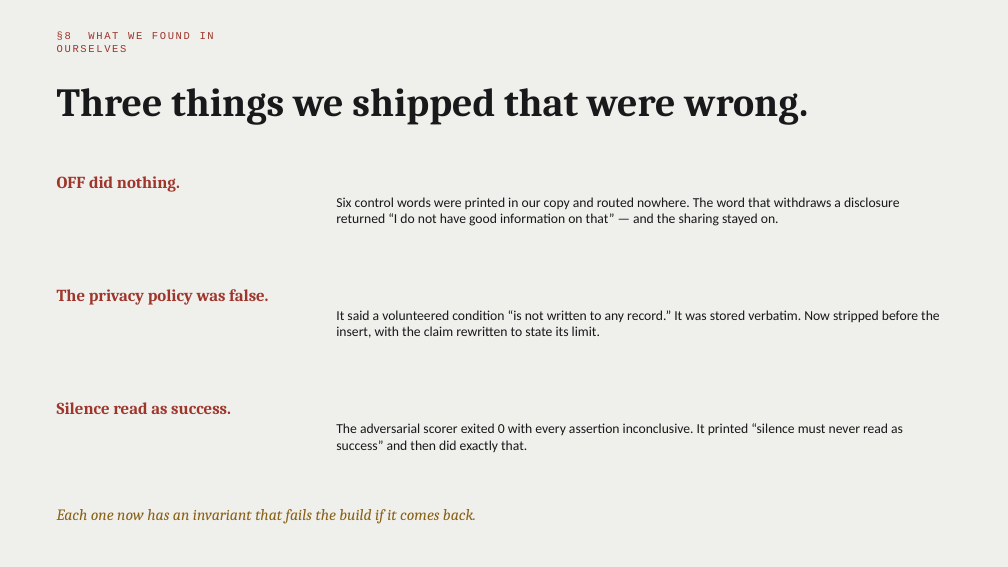
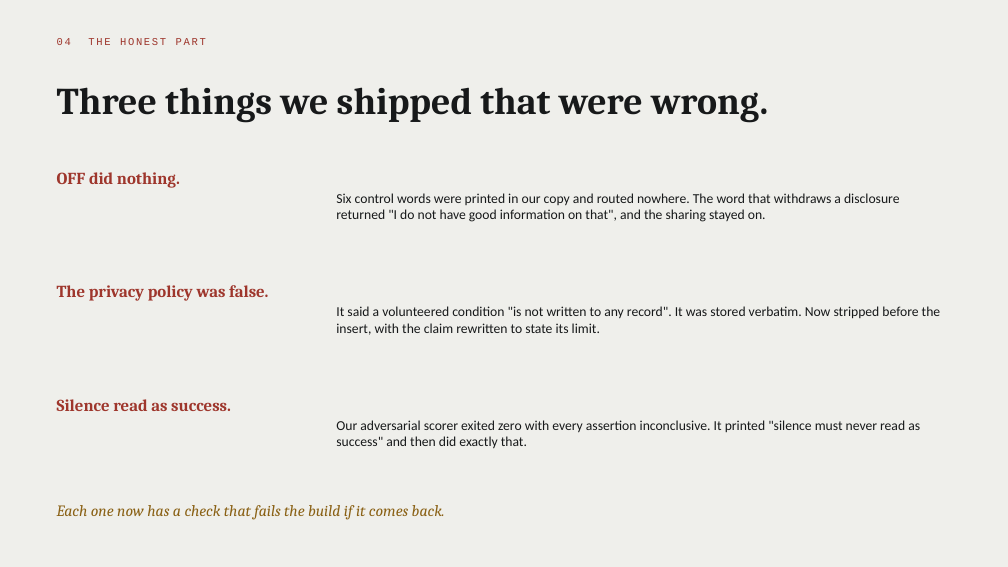
Before and after one commit to parthsevak2/curb-cut, a slide deck: slide 14 of submission/Curb-Cut.pptx (slide 9 before the commit). Drawn at 1008x567 pixels with LibreOffice and Linux fonts; fonts in the diff are those of the drawing. Boxes give left, top, right and bottom in pixels: in the first picture for what was removed or moved away, otherwise in the second. Text is boxed around its words. In the diff, an @@ line names an element or a change of style, - is before the commit and + after.

```diff
--- a/submission/Curb-Cut.pptx
+++ b/submission/Curb-Cut.pptx
@@ text "Three things we shipped that ..." at box(57, 87, 768, 122): size 38 to 36 pt @@
@@ text removed at box(57, 32, 214, 52) @@
-§8 WHAT WE FOUND IN OURSELVES
@@ text added at box(57, 38, 206, 45), 10 pt, text #9E362C @@
+04 THE HONEST PART
@@ text "OFF did nothing.": place and size @@
-text "OFF did nothing." at box(57, 176, 180, 192)
+text "OFF did nothing." at box(57, 172, 180, 188)
@@ text at box(336, 193, 899, 222): text changed @@
-Six control words were printed in our copy and routed nowhere. The word that withdraws a disclosure returned “I do not have good information on that” — and the sharing stayed on.
+Six control words were printed in our copy and routed nowhere. The word that withdraws a disclosure returned "I do not have good information on that", and the sharing stayed on.
@@ text "The privacy policy was false.": place and size @@
-text "The privacy policy was false." at box(57, 289, 268, 305)
+text "The privacy policy was false." at box(57, 285, 268, 301)
@@ text at box(336, 306, 940, 335): text changed @@
-It said a volunteered condition “is not written to any record.” It was stored verbatim. Now stripped before the insert, with the claim rewritten to state its limit.
+It said a volunteered condition "is not written to any record". It was stored verbatim. Now stripped before the insert, with the claim rewritten to state its limit.
@@ text at box(336, 420, 920, 449): text changed @@
-The adversarial scorer exited 0 with every assertion inconclusive. It printed “silence must never read as success” and then did exactly that.
+Our adversarial scorer exited zero with every assertion inconclusive. It printed "silence must never read as success" and then did exactly that.
@@ text at box(57, 505, 445, 520): text changed @@
-Each one now has an invariant that fails the build if it comes back.
+Each one now has a check that fails the build if it comes back.
```
Also in this commit, not shown: 6 other slides changed, 10 slides added, 6 slides removed.
